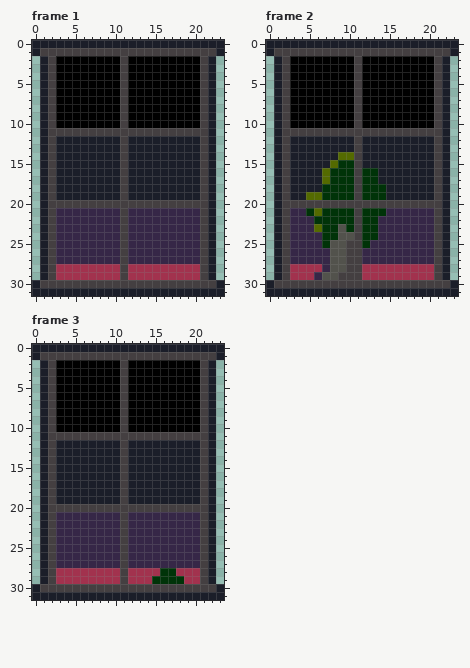
Edited in one commit: pixel-art file (Environment/OldHouse/Tiles/Windows.aseprite). The first picture shows the starting point.
24x32 pixels, 3 frames. Shown: frame 1, frame 2, frame 3.
Now the later version:
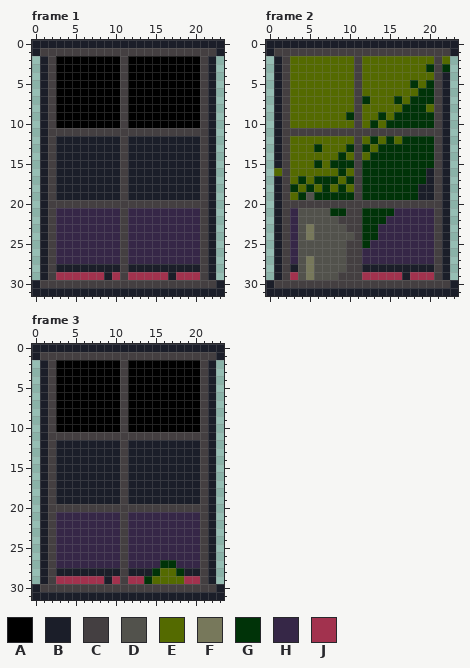
Palette (. is transparent): A #000000  B #1b1e29  C #443f41  D #52524c  E #546a00  F #77785b  G #003308  H #362747  J #a2324e
From old to new:
--- frame 1, layer "Scenery"
@@ x 0..23 @@
 27 .BCHHHHHHHHCHHHHHHHHHCB.
-28 .BCJJJJJJJJCJJJJJJJJJCB.
-29 .BCJJJJJJJJCJJJJJJJJJCB.
+28 .BCBBBBBBBBCBBBBBBBBBCB.
+29 .BCJJJJJJBJCJJJJJBJJJCB.
 30 BCCCCCCCCCCCCCCCCCCCCCCB
--- frame 2, layers "Scenery", "Sky"
@@ x 0..23 @@
  1 BCCCCCCCCCCCCCCCCCCCCCCB
- 2 .BCAAAAAAAACAAAAAAAAACB.
- 3 .BCAAAAAAAACAAAAAAAAACB.
- 4 .BCAAAAAAAACAAAAAAAAACB.
- 5 .BCAAAAAAAACAAAAAAAAACB.
- 6 .BCAAAAAAAACAAAAAAAAACB.
- 7 .BCAAAAAAAACAAAAAAAAACB.
- 8 .BCAAAAAAAACAAAAAAAAACB.
- 9 .BCAAAAAAAACAAAAAAAAACB.
-10 .BCAAAAAAAACAAAAAAAAACB.
+ 2 .BCEEEEEEEECEEEEEEEEECE.
+ 3 .BCEEEEEEEECEEEEEEEEGCG.
+ 4 .BCEEEEEEEECEEEEEEEEECB.
+ 5 .BCEEEEEEEECEEEEEEGEGCB.
+ 6 .BCEEEEEEEECEEEEEEEGGCB.
+ 7 .BCEEEEEEEECGEEEGEGGGCB.
+ 8 .BCEEEEEEEECEEEEEGGGECB.
+ 9 .BCEEEEEEEGCEEGEGGGGGCB.
+10 .BCEEEEEEEECEGEGGGGGGCB.
 11 .BCCCCCCCCCCCCCCCCCCCCB.
-12 .BCBBBBBBBBCBBBBBBBBBCB.
-13 .BCBBBBBBBBCBBBBBBBBBCB.
-14 .BCBBBBBBEECBBBBBBBBBCB.
-15 .BCBBBBBEGGCBBBBBBBBBCB.
-16 .BCBBBBEGGGCGGBBBBBBBCB.
-17 .BCBBBBEGGGCGGBBBBBBBCB.
-18 .BCBBBBGGGGCGGGBBBBBBCB.
-19 .BCBBEEGGGGCGGGBBBBBBCB.
+12 .BCEEEEEEEECEGEGEGGGGCB.
+13 .BCEEEGEEEGCGEGGGGGGGCB.
+14 .BCEEEEEEGECEGGGGGGGGCB.
+15 .BCEEEGEGGGCGGGGGGGGGCB.
+16 .ECEEEEEEGECGGGGGGGGBCB.
+17 .BCEGEGGGEGCGGGGGGGGBCB.
+18 .BCGEGEGEGECGGGGGGGBBCB.
+19 .BCEGDGGGGGCGGGGGGGBBCB.
 20 .BCCCCCCCCCCCCCCCCCCCCB.
-21 .BCHHGEGGGGCGGGHHHHHHCB.
-22 .BCHHHGGGGGCGGHHHHHHHCB.
-23 .BCHHHEGGDGCGGHHHHHHHCB.
-24 .BCHHHHGGDDCGGHHHHHHHCB.
-25 .BCHHHHGDDCCGHHHHHHHHCB.
-26 .BCHHHHHDDCCHHHHHHHHHCB.
-27 .BCHHHHHDDCCHHHHHHHHHCB.
-28 .BCJJJJHDDCCJJJJJJJJJCB.
-29 .BCJJJHDDCCCJJJJJJJJJCB.
+21 .BCHDDDDGGCCGGGGHHHHHCB.
+22 .BCHDDDDDCCCGGGHHHHHHCB.
+23 .BCHDFDDDDCCGGHHHHHHHCB.
+24 .BCHDFDDDDDCGGHHHHHHHCB.
+25 .BCHDDDDDDCCGHHHHHHHHCB.
+26 .BCHDDDDDDCCHHHHHHHHHCB.
+27 .BCHDFDDDDCCHHHHHHHHHCB.
+28 .BCBDFDDDDCCBBBBBBBBBCB.
+29 .BCJDFDDDCCCJJJJJBJJJCB.
 30 BCCCCCCCCCCCCCCCCCCCCCCB
--- frame 3, layers "Scenery", "Sky"
@@ x 0..23 @@
 26 .BCHHHHHHHHCHHHHHHHHHCB.
-27 .BCHHHHHHHHCHHHHHHHHHCB.
-28 .BCJJJJJJJJCJJJJGGJJJCB.
-29 .BCJJJJJJJJCJJJGGGGJJCB.
+27 .BCHHHHHHHHCHHHHGGHHHCB.
+28 .BCBBBBBBBBCBBBGEEGBBCB.
+29 .BCJJJJJJBJCJJGEEEEJJCB.
 30 BCCCCCCCCCCCCCCCCCCCCCCB
